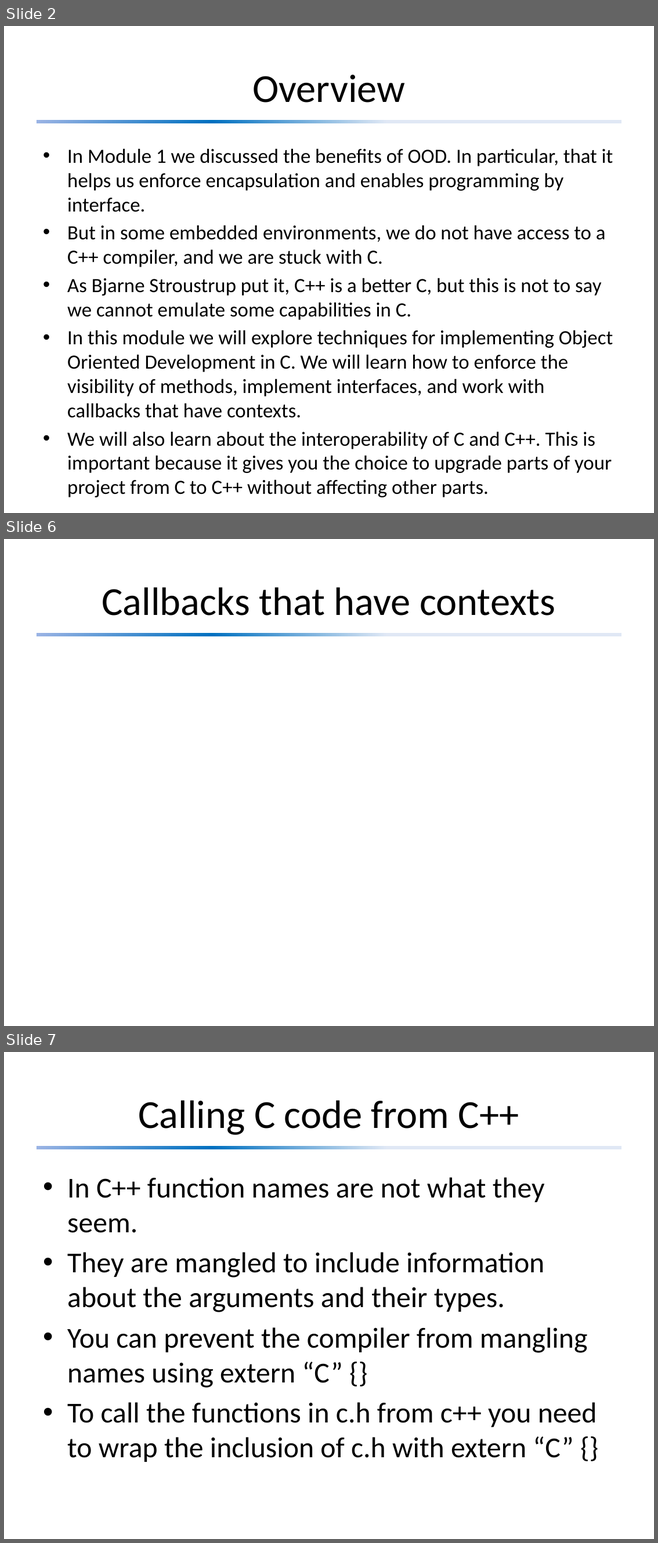
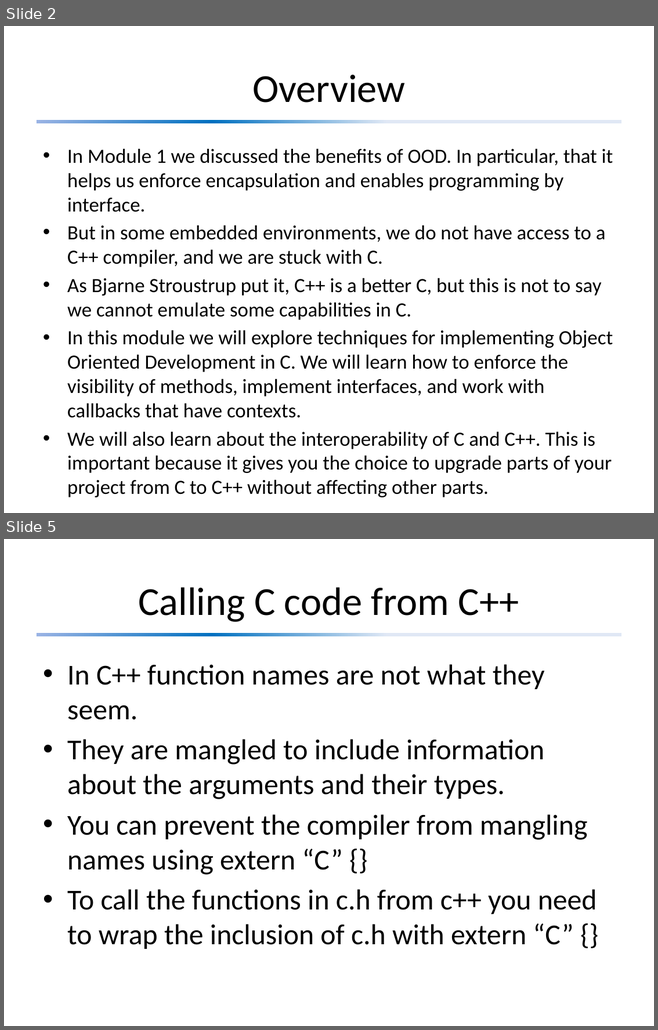
Before and after one commit to david-sackstein/solid-c-cpp, a slide deck: Module 5 - Object Oriented Design and C.pptx. Shown one above the other, each under a label of ours: slides 2, 6 and 7 before the commit, slides 2 and 5 after it; the slides between them are not shown. The pictures are 658x1543 and 658x1030 pixels, drawn with LibreOffice and Linux fonts; fonts in the diff are those of the drawing. Boxes give left, top, right and bottom in pixels: in the first picture for what was removed or moved away, otherwise in the second. Text is boxed around its words. In the diff, an @@ line names an element or a change of style, - is before the commit and + after.

```diff
--- a/Module 5 - Object Oriented Design and C.pptx
+++ b/Module 5 - Object Oriented Design and C.pptx
@@ slide 6 removed at (4, 539, 654, 1026), background #FFFFFF; not listed: 1 template element that a slide beside it also shows @@
@@ title removed at (101, 587, 556, 616) @@
-Callbacks that have contexts
@@ what was slide 7 is now slide 5 @@
```
Also in this commit, not shown: 3 slides changed, 6 slides added, 1 other slide removed.
